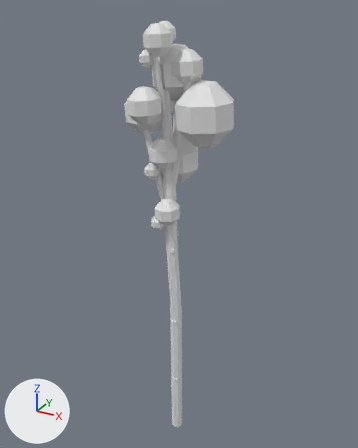
Two versions of the FBX model Assets/Art/Models/Birch.fbx, one commit apart.
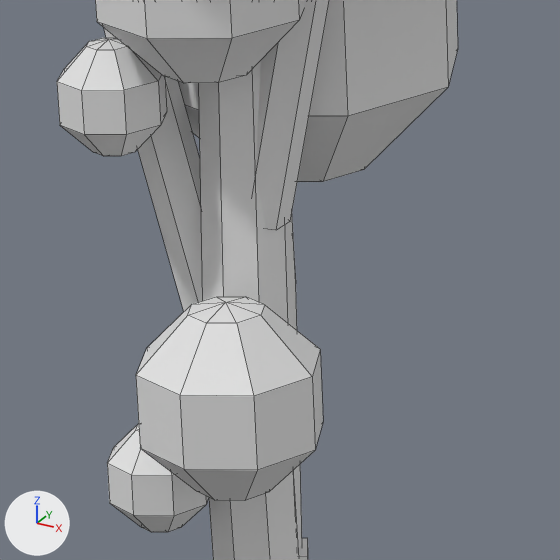
Each version appears first whole from a 50 mm camera at (3.26, -5.86, 6.83) aimed at (-0.06, 0.19, 3.8), and next in a close-up on the part from 38% to 59% of the width and 35% to 52% of the height. The axes (+X, +Y, +Z) are drawn at lower left. The lights are the same throughout. The close-ups show mesh edges as thin lines. Materials are left out; every surface is plain grey. Where no turn or scale is listed for an object, it has been applied to the vertices.

The scene before the commit, as lines of its bpy script (objects in view):
```python
me_cube_042 = bpy.data.meshes.new('Cube.042')
me_cube_042.from_pydata(...)  # 660 vertices, 705 faces; spans x -0.82..0.81, y -0.65..0.62, z 0.01..6.67
me_cube_042.materials.append(mat_m_swatch)
ob_cube_004 = bpy.data.objects.new('Cube.004', me_cube_042)
ob_cube_004.location = (0.0, 0.0, 0.0)
```
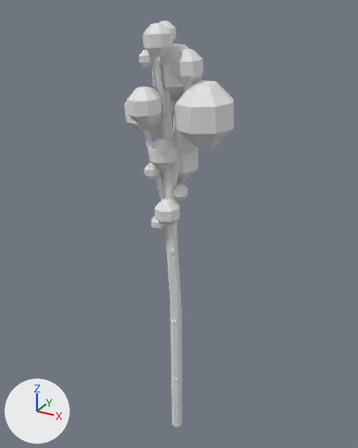
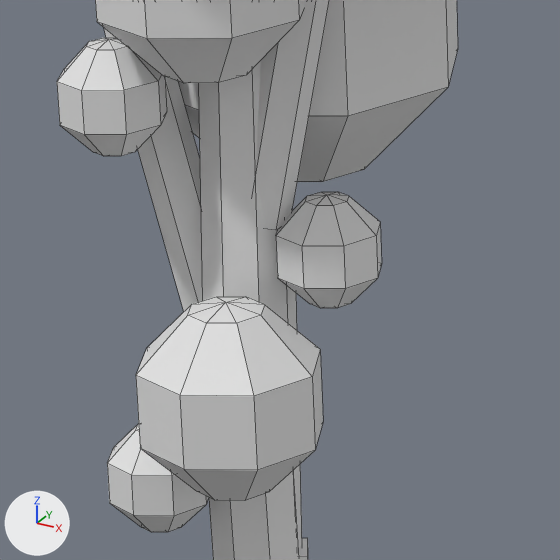
Diff of the bpy script that builds the scene:
```diff
--- a/Assets/Art/Models/Birch.fbx.py
+++ b/Assets/Art/Models/Birch.fbx.py
@@ me_cube_042 @@
 me_cube_042.from_pydata(...)  # 660 vertices, 705 faces; spans x -0.82..0.81, y -0.65..0.62, z 0.01..6.67
 # used by ob_cube_004; location = (0.0, 0.0, 0.0)
+# me_cube_042 part 1: the loose piece of 34 vertices spanning x -0.39..-0.18, y -0.31..-0.1, z 4.6..4.83 is copied, and the copy is moved by (0.37, 0.19, -0.31); it spans x -0.03..0.19, y -0.12..0.09, z 4.3..4.52
```

Where the change shows, as pixel boxes [x1, y1, x2, y2] in the close-ups (560 x 560 px):
part 1 of me_cube_042, added
    after: [276, 192, 382, 308]
